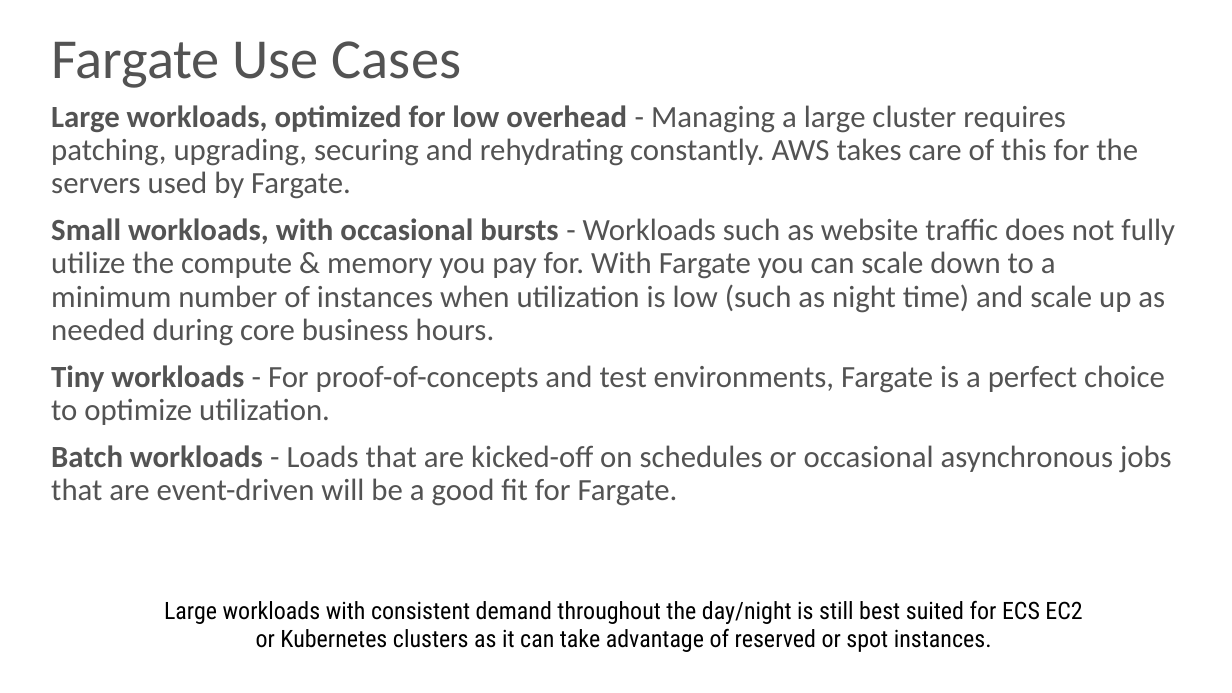
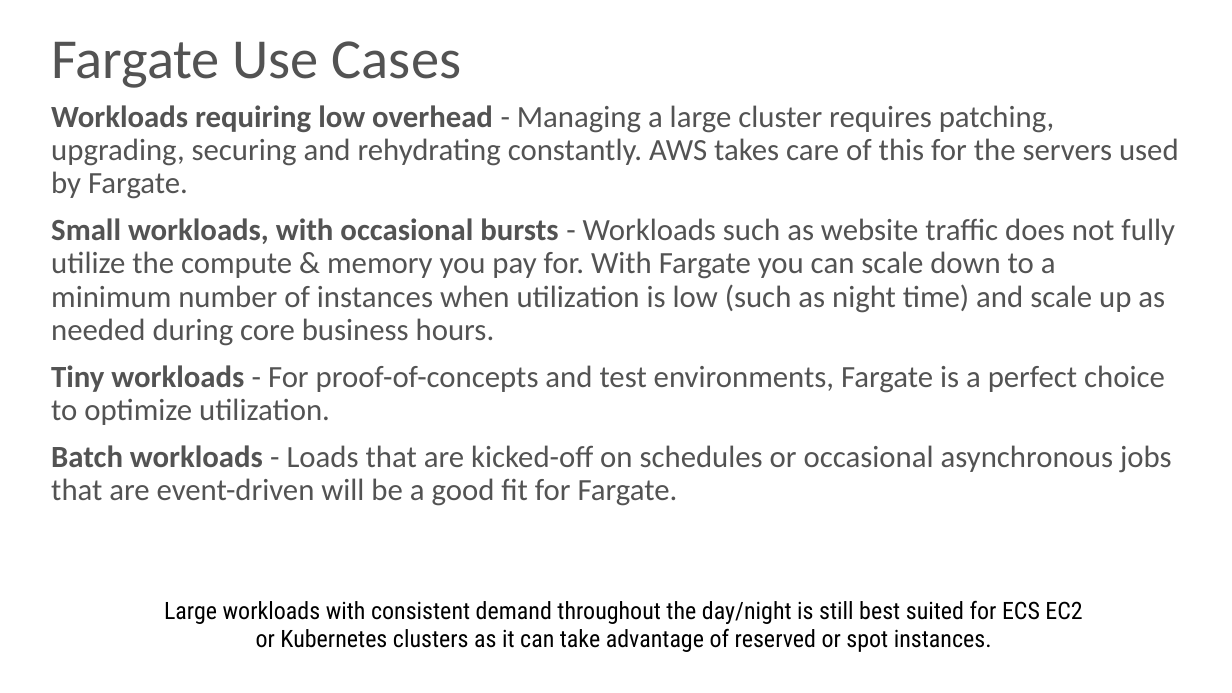
Before and after one commit to skarlekar/fargate-patterns, a slide deck: slide 5 of presentation/Fargate Patterns.pptx. Drawn at 1232x693 pixels with LibreOffice and Linux fonts; fonts in the diff are those of the drawing; background and template pictures are left out. Boxes give left, top, right and bottom in pixels: in the first picture for what was removed or moved away, otherwise in the second. Text is boxed around its words. In the diff, an @@ line names an element or a change of style, - is before the commit and + after.

```diff
--- a/presentation/Fargate Patterns.pptx
+++ b/presentation/Fargate Patterns.pptx
@@ text at <box>51,105,1179,199</box>: text changed @@
-Large workloads, optimized for low overhead - Managing a large cluster requires patching, upgrading, securing and rehydrating constantly. AWS takes care of this for the servers used by Fargate.
+Workloads requiring low overhead - Managing a large cluster requires patching, upgrading, securing and rehydrating constantly. AWS takes care of this for the servers used by Fargate.
```
Also in this commit, not shown: 7 other slides changed.
